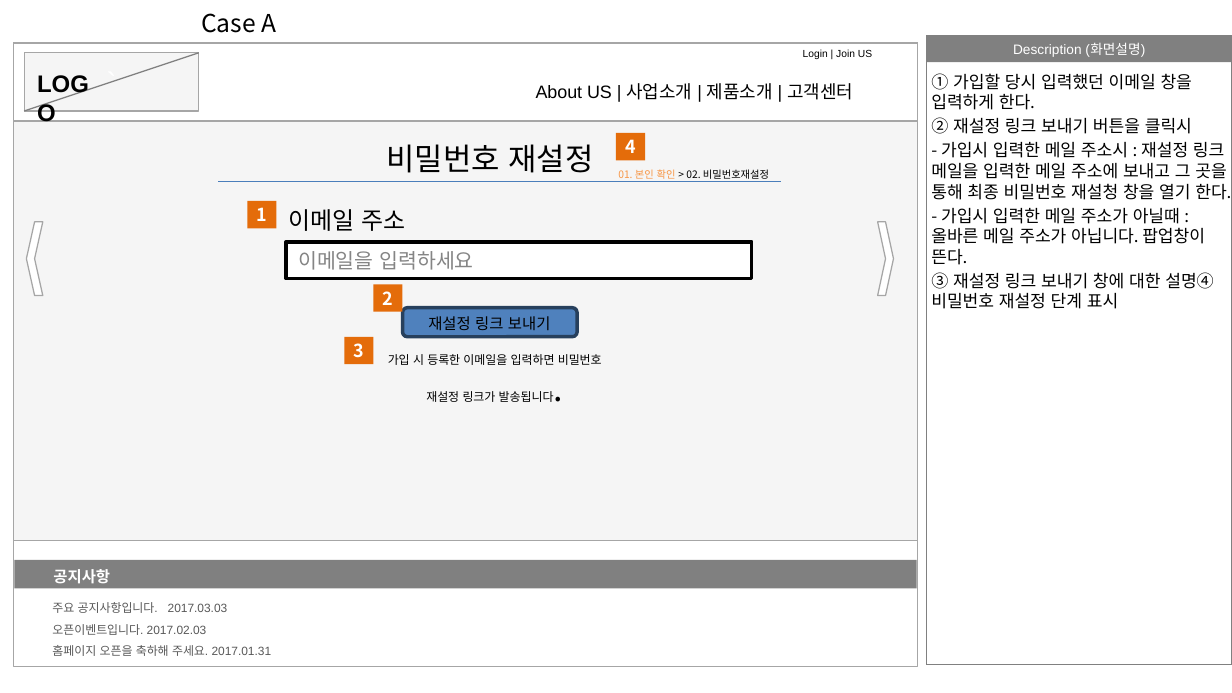
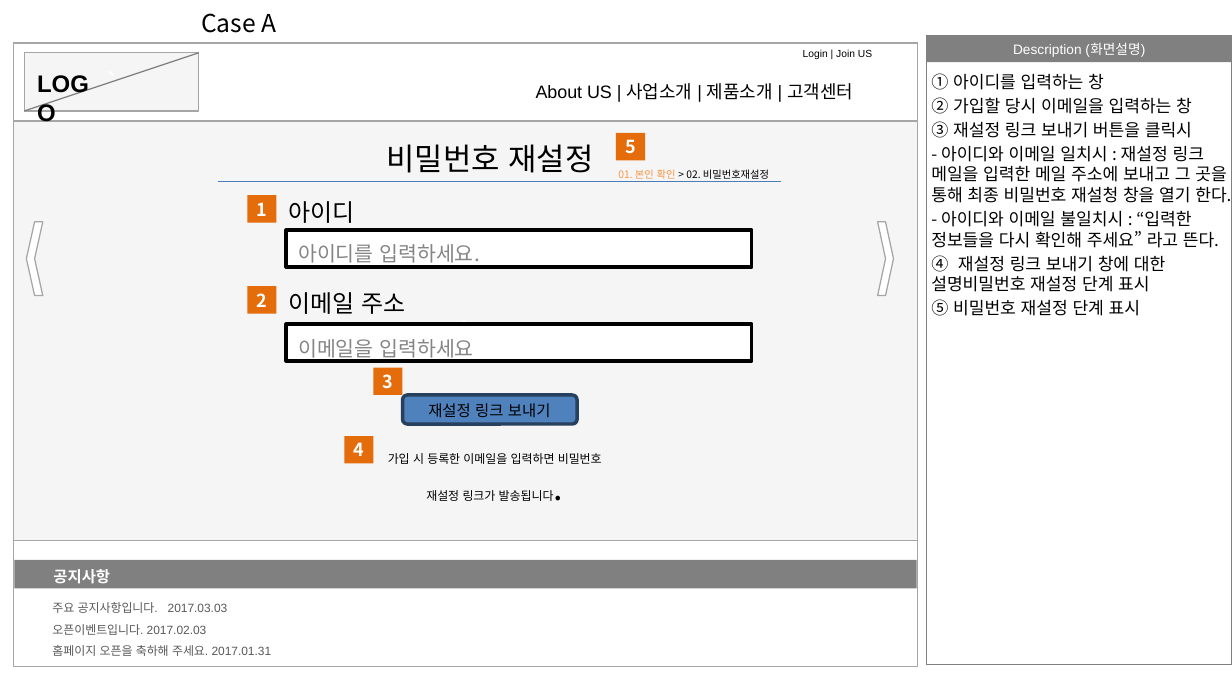
Before and after one commit to moim5/moida-general, a slide deck: slide 4 of documents/storyBoard/JuHyenjun/jhj_Story_Board.pptx. Drawn at 1232x693 pixels with LibreOffice and Linux fonts; fonts in the diff are those of the drawing. Boxes give left, top, right and bottom in pixels: in the first picture for what was removed or moved away, otherwise in the second. Text is boxed around its words. In the diff, an @@ line names an element or a change of style, - is before the commit and + after.

```diff
--- a/documents/storyBoard/JuHyenjun/jhj_Story_Board.pptx
+++ b/documents/storyBoard/JuHyenjun/jhj_Story_Board.pptx
@@ text at bbox=[931, 73, 1231, 316]: text changed @@
-① 가입할 당시 입력했던 이메일 창을 입력하게 한다.
-② 재설정 링크 보내기 버튼을 클릭시
-- 가입시 입력한 메일 주소시 : 재설정 링크 메일을 입력한 메일 주소에 보내고 그 곳을 통해 최종 비밀번호 재설청 창을 열기 한다.
-- 가입시 입력한 메일 주소가 아닐때 : 올바른 메일 주소가 아닙니다. 팝업창이 뜬다.
-③ 재설정 링크 보내기 창에 대한 설명④ 비밀번호 재설정 단계 표시
+① 아이디를 입력하는 창
+② 가입할 당시 이메일을 입력하는 창
+③ 재설정 링크 보내기 버튼을 클릭시
+- 아이디와 이메일 일치시 : 재설정 링크 메일을 입력한 메일 주소에 보내고 그 곳을 통해 최종 비밀번호 재설청 창을 열기 한다.
+- 아이디와 이메일 불일치시 : “입력한 정보들을 다시 확인해 주세요” 라고 뜬다.
+④ 재설정 링크 보내기 창에 대한 설명비밀번호 재설정 단계 표시
+⑤ 비밀번호 재설정 단계 표시
@@ text in rounded rectangle at bbox=[625, 139, 636, 154]: text changed @@
-4
+5
@@ rounded rectangle "1": place and size @@
-rounded rectangle "1" at bbox=[248, 201, 277, 228]
+rounded rectangle "1" at bbox=[248, 195, 277, 222]
@@ text added at bbox=[289, 201, 355, 223], 14 pt, text #000000 @@
+아이디
@@ rectangle added at bbox=[286, 230, 752, 267], fill #FFFFFF, outline #000000 2 pt @@
@@ text added at bbox=[298, 244, 479, 267], 12 pt, text #858585 @@
+아이디를 입력하세요.
@@ rounded rectangle "2": place and size @@
-rounded rectangle "2" at bbox=[373, 285, 403, 312]
+rounded rectangle "2" at bbox=[248, 286, 277, 313]
@@ text "이메일 주소": place and size @@
-text "이메일 주소" at bbox=[289, 209, 405, 231]
+text "이메일 주소" at bbox=[289, 292, 405, 314]
@@ rounded rectangle "3": place and size @@
-rounded rectangle "3" at bbox=[345, 336, 375, 363]
+rounded rectangle "3" at bbox=[373, 367, 403, 394]
@@ 2 texts, 1 rectangle, 1 rounded rectangle: place and size @@
-2 texts, 1 rectangle, 1 rounded rectangle at bbox=[286, 241, 752, 338]
+2 texts, 1 rectangle, 1 rounded rectangle at bbox=[286, 324, 752, 425]
@@ rounded rectangle added at bbox=[345, 436, 375, 463], fill #E46C0A, 10.5 pt, text #FFFFFF, bold @@
+4
@@ text "가입 시 등록한 이메일을 입력하면 ...": place and size @@
-text "가입 시 등록한 이메일을 입력하면 ..." at bbox=[388, 354, 602, 402]
+text "가입 시 등록한 이메일을 입력하면 ..." at bbox=[388, 453, 602, 501]
```
Also in this commit, not shown: 3 other slides changed.
